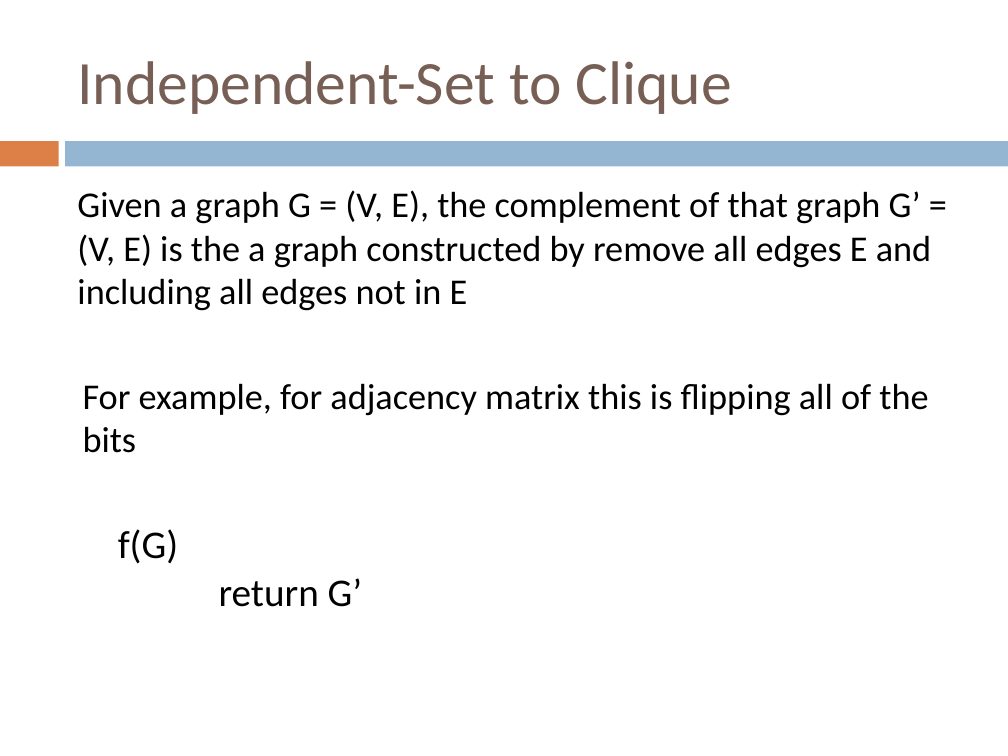
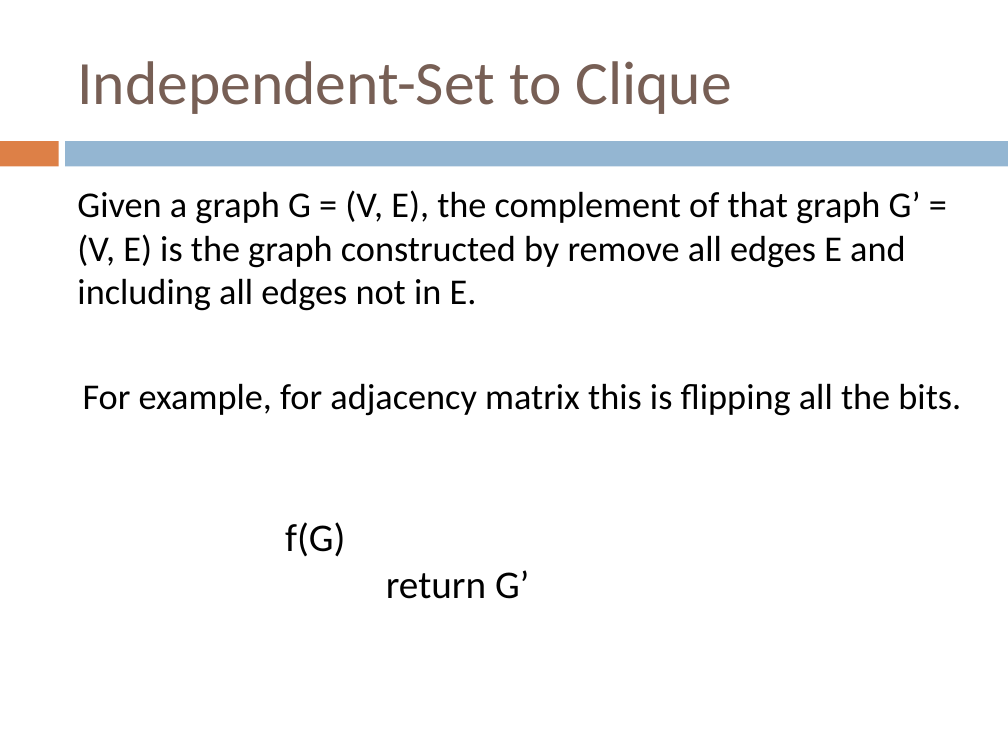
Before and after one commit to Collins-kariuk/Algorithms, a slide deck: slide 39 of Lectures/Lecture 24_NP-Complete Reductions.pptx. Drawn at 1008x756 pixels with LibreOffice and Linux fonts; fonts in the diff are those of the drawing. Boxes give left, top, right and bottom in pixels: in the first picture for what was removed or moved away, otherwise in the second. Text is boxed around its words. In the diff, an @@ line names an element or a change of style, - is before the commit and + after.

```diff
--- a/Lectures/Lecture 24_NP-Complete Reductions.pptx
+++ b/Lectures/Lecture 24_NP-Complete Reductions.pptx
@@ text at (77,190,961,416): text changed @@
-Given a graph G = (V, E), the complement of that graph G’ = (V, E) is the a graph constructed by remove all edges E and including all edges not in E
-For example, for adjacency matrix this is flipping all of the bits
+Given a graph G = (V, E), the complement of that graph G’ = (V, E) is the graph constructed by remove all edges E and including all edges not in E.
+For example, for adjacency matrix this is flipping all the bits.
@@ text "f(G)": place and size @@
-text "f(G)" at (118,529,362,607)
+text "f(G)" at (285,522,529,599)
```
Also in this commit, not shown: 26 other slides changed.
